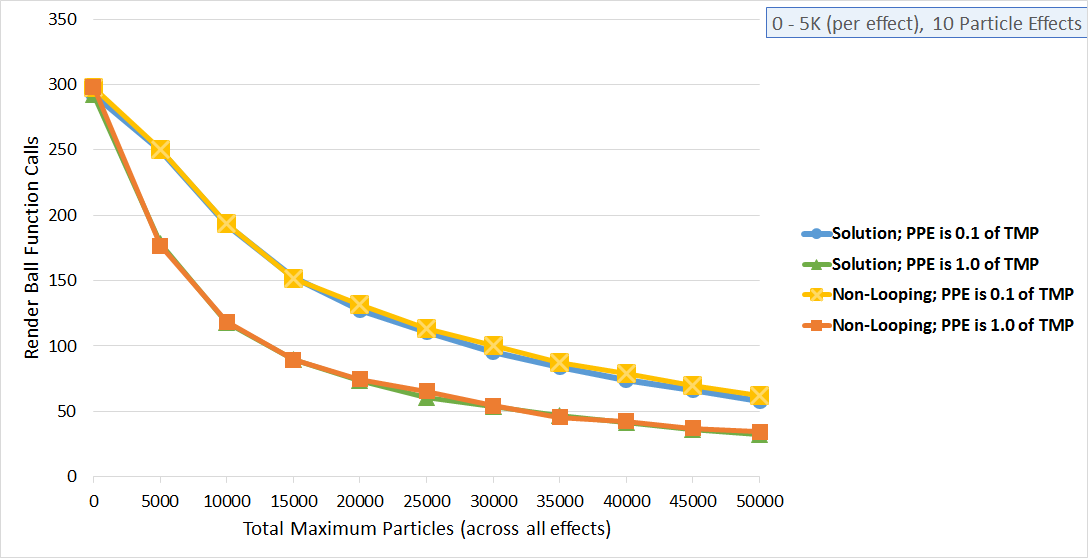
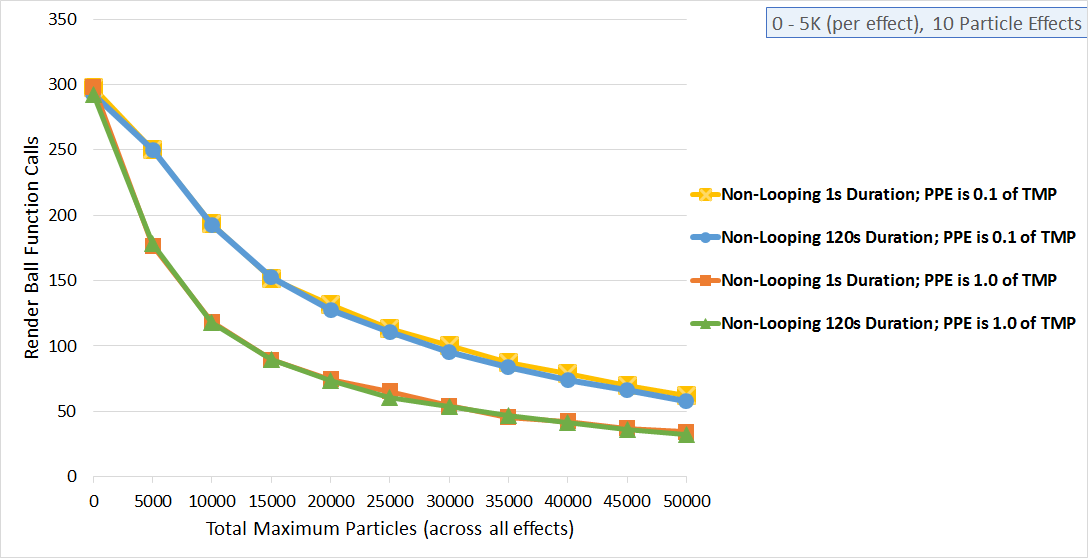
Revision of a layered w=1088, h=558 image; what changed, layer by layer:
added layer "Layer 4" above "Layer 3" over [85, 19, 1076, 539]
